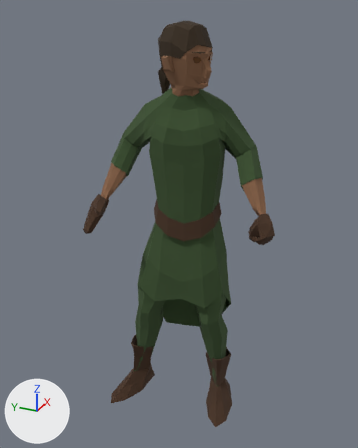
The glTF model Party/Olren/olren.glb as it was, and as the next commit left it.
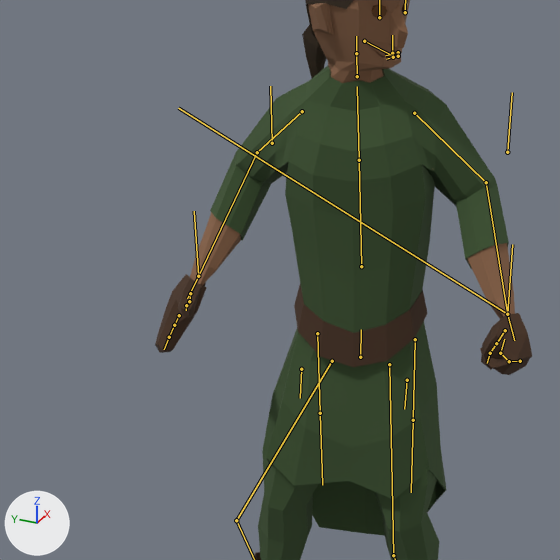
Each version appears first whole from a 50 mm camera at (-1.663, -0.71, 1.647) aimed at (-0.048, 0.017, 0.839), and next in a close-up on the part from 1% to 81% of the width and 12% to 76% of the height. Arrows for +X, +Y and +Z are at lower left; the lights stay in place. Both versions are drawn at frame 1 of the action 'Attack'; the numbers are the values there. The bones that bend it are drawn over the model as lines in the close-ups.

Objects in the first close-up: 'Belt.001', 'Body', 'Cube.013', 'Gloves.001', 'Hair', 'Trousers.001'.
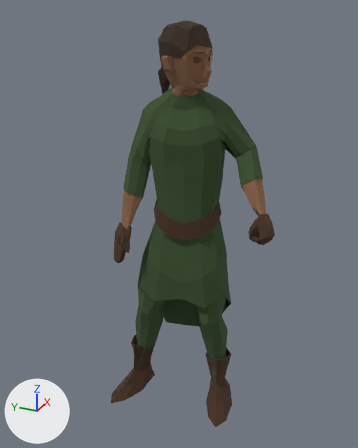
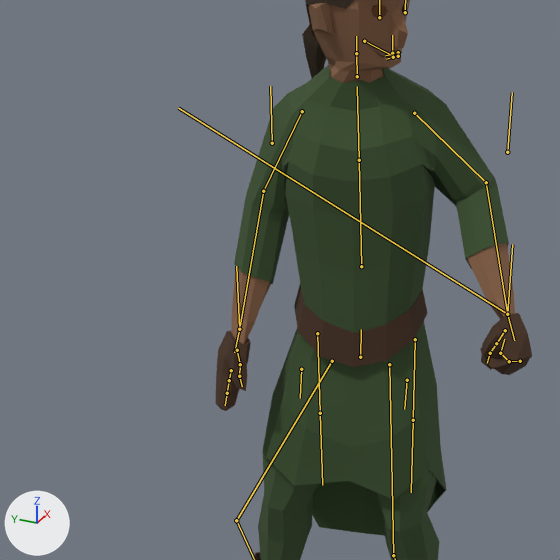
The change in detail:
Bone 'upper_arm.R' (bone_upper_arm_r) turns from (-18, -8, 6) to (-1, -19, 20) degrees about its own x, y and z.
Bone 'middle_arm.R' (bone_middle_arm_r) turns from (41, -2, 6) to (18, 0, 3) degrees about its own x, y and z.
Bone 'thumb_base.R' (bone_thumb_base_r) turns from (0, 0, 0) to (-46, 0, 0) degrees about its own x, y and z.

Changed parts and their boxes (x1, y1, x2, y2) in the close-ups (560 x 560 px):
'Cube.013', posed (8% narrower): before (210, 66, 509, 536); after (234, 66, 509, 536)
'Body', posed: before (190, 0, 515, 337); after (231, 0, 515, 344)
'Gloves.001', posed (16% narrower): before (155, 274, 532, 375); after (216, 313, 532, 411)
bone 'upper_arm.R', root to tip: before (302, 111) to (257, 152); after (302, 111) to (263, 191)
bone 'middle_arm.R', root to tip: before (257, 152) to (198, 276); after (263, 191) to (239, 329)
bone 'thumb_base.R', root to tip: before (190, 293) to (189, 301); after (237, 350) to (240, 364)
